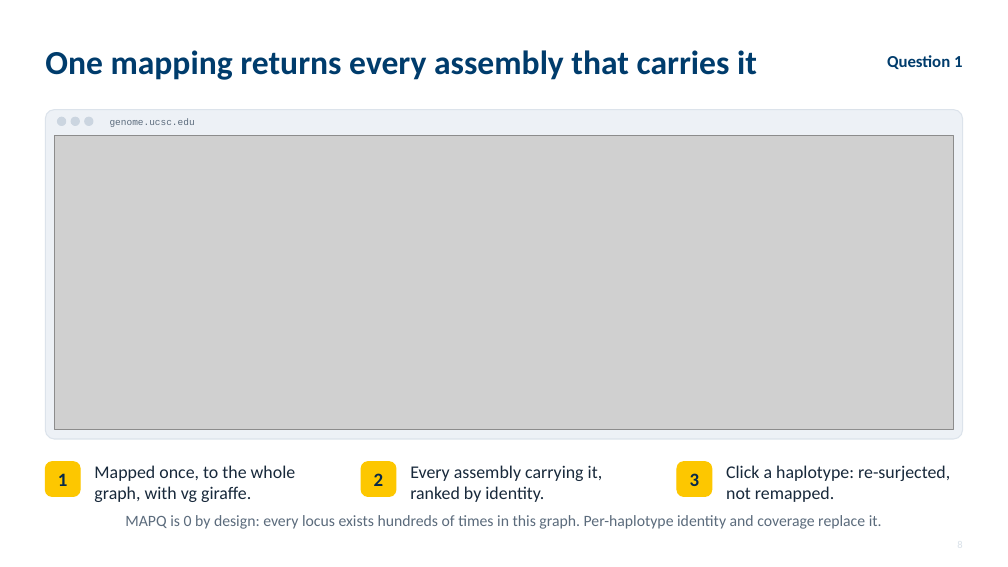
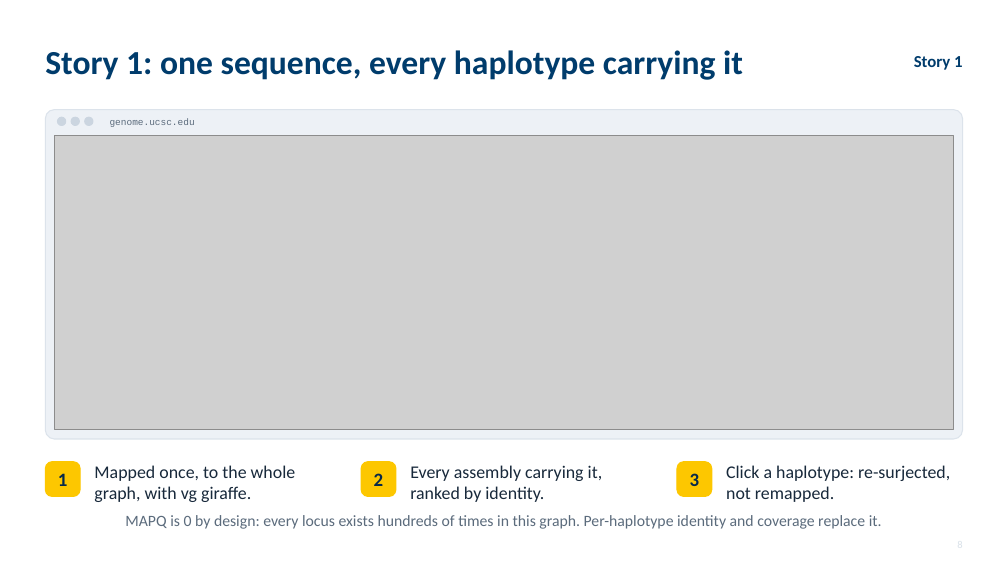
Before and after one commit to parsaeskandar/hprc_2026_poster, a slide deck: slide 8 of talk/HPRC2026_talk.pptx. Drawn at 1008x567 pixels with LibreOffice and Linux fonts; fonts in the diff are those of the drawing; grey boxes stand for pictures. Boxes give left, top, right and bottom in pixels: in the first picture for what was removed or moved away, otherwise in the second. Text is boxed around its words. In the diff, an @@ line names an element or a change of style, - is before the commit and + after.

Commit message:
Talk: frame demos as two user stories (a sequence in hand; a gene on a reference)

```diff
--- a/talk/HPRC2026_talk.pptx
+++ b/talk/HPRC2026_talk.pptx
@@ text at (45, 50, 743, 80): text changed @@
-One mapping returns every assembly that carries it
+Story 1: one sequence, every haplotype carrying it
@@ text at (914, 56, 962, 70): text changed @@
-Question 1
+Story 1
```
Also in this commit, not shown: 6 other slides changed, 4 other files.
